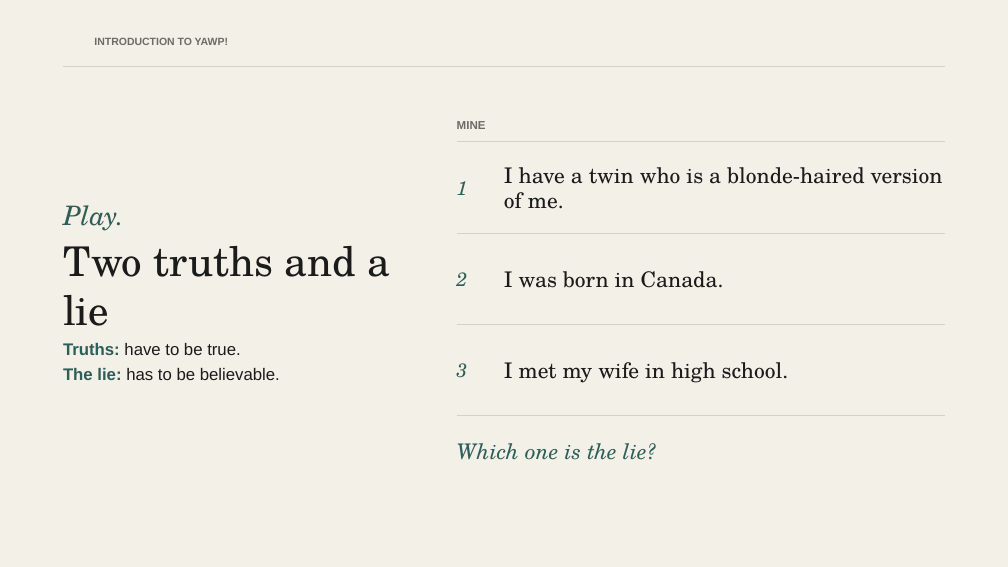
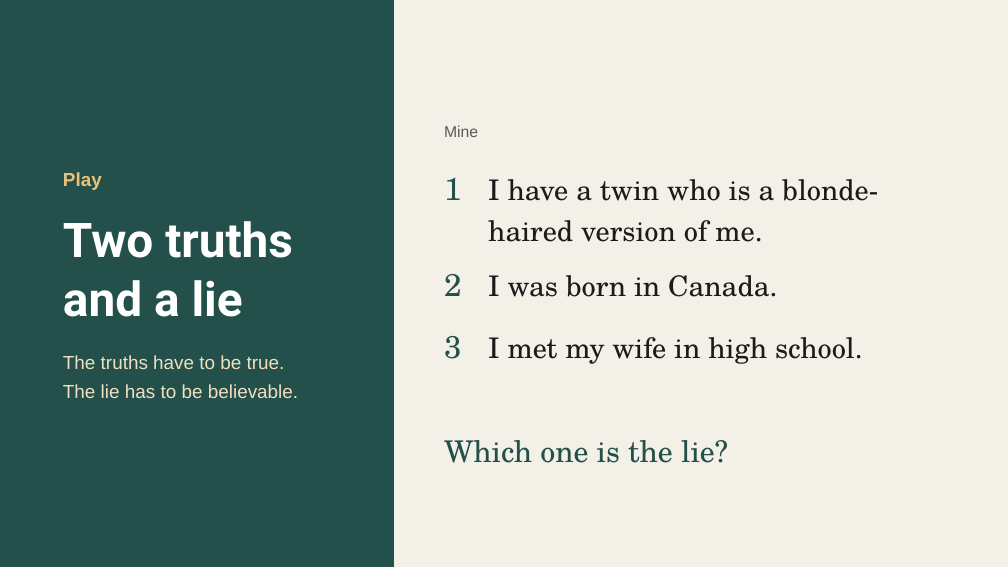
Before and after one commit to The-Connell-School/yawp, a slide deck: slide 3 of services/web-app/public/courses/thesis-driven-essay/01-introduction-to-yawp.pptx. Drawn at 1008x567 pixels with LibreOffice and Linux fonts; fonts in the diff are those of the drawing; background and template pictures are left out. Boxes give left, top, right and bottom in pixels: in the first picture for what was removed or moved away, otherwise in the second. Text is boxed around its words. In the diff, an @@ line names an element or a change of style, - is before the commit and + after.

```diff
--- a/services/web-app/public/courses/thesis-driven-essay/01-introduction-to-yawp.pptx
+++ b/services/web-app/public/courses/thesis-driven-essay/01-introduction-to-yawp.pptx
@@ rectangle added at (0,0,394,567), fill #23504A, outline #23504A 1 pt @@
@@ text removed at (94,38,228,45) @@
-INTRODUCTION TO YAWP!
@@ text "Play": place and size @@
-text "Play" at (63,205,391,380)
+text "Play" at (63,172,298,398)
@@ line removed from (63, 67) to (945, 67) @@
@@ text at (444,125,478,137): text changed; size 11 to 15 pt; text colour #6F6A63 to #5A5A5A; bold off @@
-MINE
+Mine
@@ line removed from (457, 142) to (945, 142) @@
@@ text at (63,172,102,190): text changed; size 25.5 to 18 pt; font TeX Gyre Schola to Arial; text colour #2D5E57 to #E8C27A; bold on; italic off @@
-Play.
+Play
@@ text "1": place and size @@
-text "1" at (457,181,468,195)
+text "1" at (444,178,462,200)
@@ text "I have a twin who ...": place and size @@
-text "I have a twin who ..." at (504,167,943,209)
+text "I have a twin who ..." at (488,179,878,242)
@@ text at (63,221,293,317): size 39 to 45.5 pt, font TeX Gyre Schola to Roboto, text colour #1B1B1B to #FFFFFF, bold on in "Two truths and a lie"; line spacing 1 to 1.04; more space between paragraphs @@
@@ line removed from (457, 233) to (945, 233) @@
@@ size 18.5 to 30 pt, text colour #2D5E57 to #23504A, italic off; line spacing 1 to 1.1; vertical alignment middle to top in 3 elements at (444,336,462,359), (444,178,462,200), (444,274,462,296) @@
@@ text "2": place and size @@
-text "2" at (457,272,468,286)
+text "2" at (444,274,462,296)
@@ size 20.5 to 27 pt; line spacing 1 to 1.2; vertical alignment middle to top in 3 elements at (488,337,863,364), (488,179,878,242), (488,275,777,297) @@
@@ text "I was born in Canada.": place and size @@
-text "I was born in Canada." at (504,271,724,288)
+text "I was born in Canada." at (488,275,777,297)
@@ text "3": place and size @@
-text "3" at (457,363,468,378)
+text "3" at (444,336,462,359)
@@ line removed from (457, 324) to (945, 324) @@
@@ text "I met my wife in ...": place and size @@
-text "I met my wife in ..." at (504,362,789,383)
+text "I met my wife in ..." at (488,337,863,364)
@@ text at (63,355,298,398): text changed; size 16 to 18 pt; text colour #1B1B1B to #F0DFC0 @@
-Truths: have to be true.
-The lie: has to be believable.
+The truths have to be true.
+The lie has to be believable.
@@ line removed from (457, 416) to (945, 416) @@
@@ text "Which one is the lie?": place and size @@
-text "Which one is the lie?" at (457,443,656,460)
+text "Which one is the lie?" at (444,440,728,463)
@@ text "Which one is the lie?" at (444,440,728,463): size 20.5 to 28.5 pt, text colour #2D5E57 to #23504A, italic off; line spacing 1 to 1.2; vertical alignment middle to top @@
```
Also in this commit, not shown: 13 other slides changed, 10 other files.
